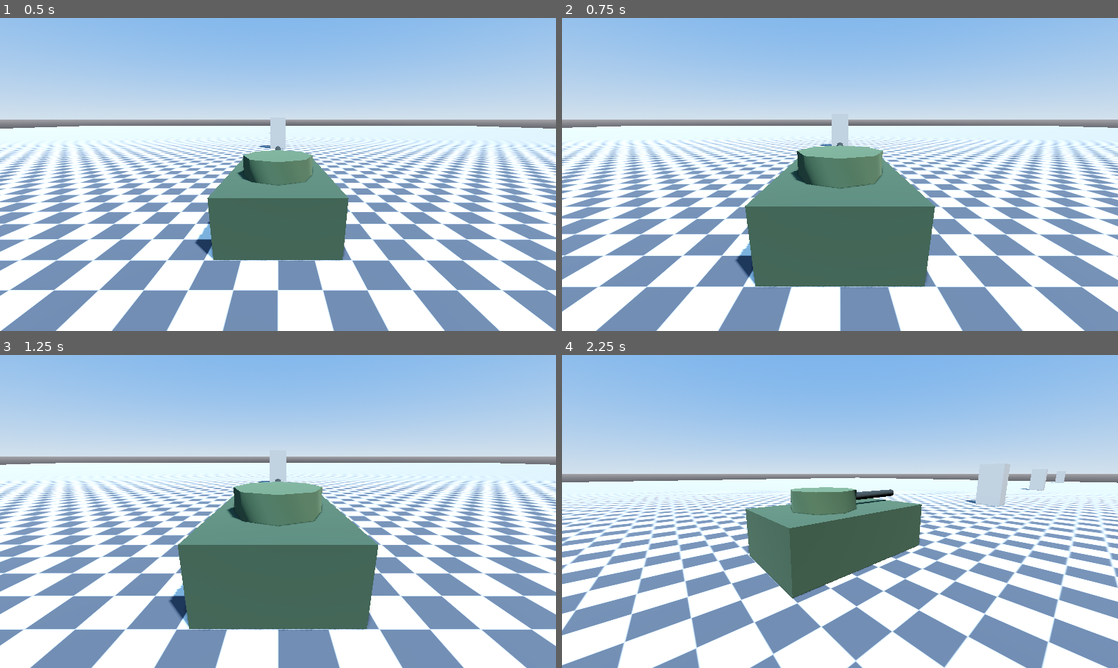
Above: before the commit, frames 1-4 (two rows, left to right).
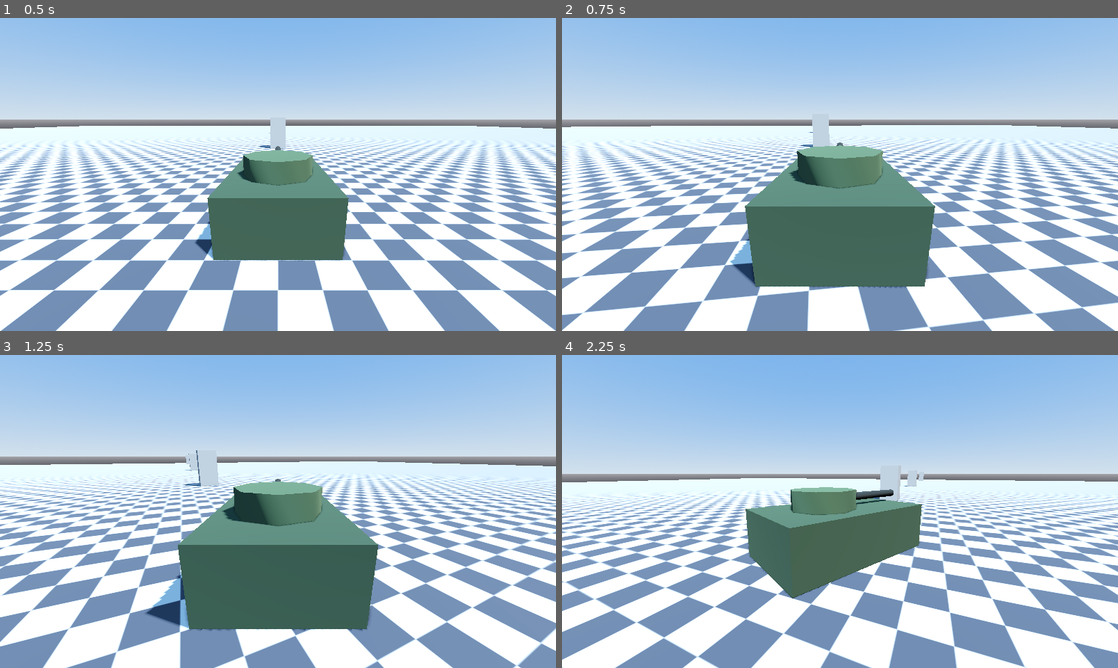
Above: after the commit, the same moments.

Repository: havekes/hull-down
Game: Godot game, scene res://scenes/TestArena.tscn
The game is run twice, just before and just after one commit, with the same random seed, the same clock (stepped at 60 frames per second) and the same inputs.
Inputs (mouse positions are in pixels of both pictures, inside the frame that each line leads up to):
- Up to frame 1 (0.5 s): no input
- Up to frame 2 (0.75 s): tap Enter at 0.5 s; move the mouse to (962, 158) at 0.52 s; hold D (tank_right) from 0.53 s (still down); hold Mouse wheel up (camera_zoom_in) from 0.53 s (still down); click (962, 158) at 0.67 s
- Up to frame 3 (1.25 s): keep holding D (tank_right); keep holding Mouse wheel up (camera_zoom_in)
- Up to frame 4 (2.25 s): move the mouse to (812, 511) at 1.27 s; release D (tank_right) at 1.28 s; release Mouse wheel up (camera_zoom_in) at 1.28 s; hold W (tank_forward) from 1.28 s (still down); tap Mouse wheel down (camera_zoom_out) at 1.35 s; move the mouse to (851, 505) at 2.02 s; click (851, 505) at 2.1 s

Frame 1 is identical in both runs. In frame 2, 29% of the frame differs, in the area x 0-100%, y 32-100%; in frame 3, 28%; in frame 4, 29%.

Commit message:
TANK-02: Kinematic tank driving controller
Replace the TANK-01 gravity stub with TankController on the CharacterBody3D
hull: neutral steer at hull_traverse_speed when stopped, move_toward
acceleration/braking with a top-speed cap, track-drag speed scaling while
steering under way, gravity when airborne, and wall-collision speed damping.
Add four corner RayCast3D probes to TankBase.tscn whose averaged floor normals
keep the hull flush with sloped terrain (flat-ground no-op). Remove the unused
tank_base.gd and attach TankController to the Tank root.

Diff:
--- a/scenes/TankBase.tscn
+++ b/scenes/TankBase.tscn
@@ -1,6 +1,6 @@
 [gd_scene load_steps=7 format=3]
 
-[ext_resource type="Script" uid="uid://c0ocsx3g4v4h5" path="res://scripts/controllers/tank_base.gd" id="1_tank"]
+[ext_resource type="Script" uid="uid://fk002rk62gah" path="res://scripts/TankController.gd" id="1_tank"]
 [ext_resource type="Script" uid="uid://6qml6u271nqw" path="res://scripts/controllers/camera_chase.gd" id="2_camera"]
 
 [sub_resource type="BoxShape3D" id="BoxShape3D_hull"]
@@ -22,6 +22,22 @@
 [node name="CollisionShape3D" type="CollisionShape3D" parent="."]
 transform = Transform3D(1, 0, 0, 0, 1, 0, 0, 0, 1, 0, 0.9, 0)
 shape = SubResource("BoxShape3D_hull")
+
+[node name="HullRayFrontLeft" type="RayCast3D" parent="."]
+transform = Transform3D(1, 0, 0, 0, 1, 0, 0, 0, 1, -1.5, 0.05, -2.6)
+target_position = Vector3(0, -1.5, 0)
+
+[node name="HullRayFrontRight" type="RayCast3D" parent="."]
+transform = Transform3D(1, 0, 0, 0, 1, 0, 0, 0, 1, 1.5, 0.05, -2.6)
+target_position = Vector3(0, -1.5, 0)
+
+[node name="HullRayRearLeft" type="RayCast3D" parent="."]
+transform = Transform3D(1, 0, 0, 0, 1, 0, 0, 0, 1, -1.5, 0.05, 2.6)
+target_position = Vector3(0, -1.5, 0)
+
+[node name="HullRayRearRight" type="RayCast3D" parent="."]
+transform = Transform3D(1, 0, 0, 0, 1, 0, 0, 0, 1, 1.5, 0.05, 2.6)
+target_position = Vector3(0, -1.5, 0)
 
 [node name="Hull" type="Node3D" parent="."]
 
--- /dev/null
+++ b/scripts/TankController.gd
@@ -0,0 +1,179 @@
+extends CharacterBody3D
+## TANK-02 kinematic tracked-vehicle driving controller.
+##
+## Drives a [CharacterBody3D] hull with World-of-Tanks-style weight: the tank
+## pivots in place when stationary (neutral steer), smoothly accelerates to a
+## capped top speed, coasts to a stop, and arcs while steering under way. No
+## [VehicleBody3D]; movement is fully deterministic via [method move_and_slide].
+##
+## A set of four downward [RayCast3D] corner probes is averaged to keep the
+## hull flush with sloped terrain. On perfectly flat ground the probes resolve
+## to [constant Vector3.UP] and the alignment is a no-op.
+
+const ACTION_FORWARD: StringName = &"tank_forward"
+const ACTION_BACKWARD: StringName = &"tank_backward"
+const ACTION_LEFT: StringName = &"tank_left"
+const ACTION_RIGHT: StringName = &"tank_right"
+
+## Forward speed below which steering pivots the hull in place instead of
+## arcing under way. Small enough to read as "stationary", large enough that
+## the crossover does not chatter.
+const NEUTRAL_STEER_SPEED_EPSILON: float = 0.5
+## Fraction of top speed still available at full steering lock: steering hard
+## drags the tracks and limits how fast the hull can travel.
+const MIN_TURN_SPEED_SCALE: float = 0.4
+## How quickly the hull re-levels to the averaged floor normal (1/s).
+const FLOOR_ALIGN_SPEED: float = 8.0
+## Averaged normals closer to [constant Vector3.UP] than this are treated as
+## flat, which avoids fighting [method move_and_slide] on the test arena.
+const FLOOR_NORMAL_FLAT_THRESHOLD: float = 0.9999
+## A slide normal more opposed than this to the heading counts as a head-on
+## wall, and the stored speed is damped so the hull does not grind into it.
+const WALL_BLOCK_DOT: float = -0.7
+
+@export var max_forward_speed: float = 12.0
+@export var max_reverse_speed: float = 4.0
+@export var acceleration: float = 6.0
+@export var braking_deceleration: float = 10.0
+@export var hull_traverse_speed: float = deg_to_rad(35.0)
+@export var gravity: float = 9.8
+@export var debug: bool = false
+
+var _yaw: float = 0.0
+var _forward_speed: float = 0.0
+var _floor_up: Vector3 = Vector3.UP
+var _corner_raycasts: Array[RayCast3D] = []
+
+
+func _ready() -> void:
+	_yaw = rotation.y
+	up_direction = Vector3.UP
+	_corner_raycasts = _collect_corner_raycasts()
+
+
+func _physics_process(delta: float) -> void:
+	var drive_input: float = Input.get_action_strength(ACTION_FORWARD) \
+			- Input.get_action_strength(ACTION_BACKWARD)
+	var turn_input: float = Input.get_action_strength(ACTION_LEFT) \
+			- Input.get_action_strength(ACTION_RIGHT)
+
+	_update_speed(drive_input, turn_input, delta)
+	_update_turn(turn_input, delta)
+	_update_orientation(delta)
+	_apply_motion(delta)
+
+	if debug:
+		_print_debug_state(drive_input, turn_input)
+
+
+## Signed scalar speed along the hull heading, positive forward (m/s).
+func get_forward_speed() -> float:
+	return _forward_speed
+
+
+# Selects the target speed from the drive input, lowers it while steering, and
+# approaches it with move_toward at acceleration or braking_deceleration.
+func _update_speed(drive_input: float, turn_input: float, delta: float) -> void:
+	var target_speed: float = 0.0
+	if drive_input > 0.0:
+		target_speed = max_forward_speed * drive_input
+	elif drive_input < 0.0:
+		target_speed = max_reverse_speed * drive_input
+
+	# Track drag: steering toward lock shrinks the speed the hull can hold.
+	if not is_zero_approx(turn_input) and absf(_forward_speed) > NEUTRAL_STEER_SPEED_EPSILON:
+		target_speed *= lerpf(1.0, MIN_TURN_SPEED_SCALE, absf(turn_input))
+
+	var rate: float = acceleration
+	if is_zero_approx(target_speed):
+		rate = braking_deceleration
+	elif not is_zero_approx(_forward_speed) and signf(target_speed) != signf(_forward_speed):
+		rate = braking_deceleration
+	_forward_speed = move_toward(_forward_speed, target_speed, rate * delta)
+
+
+# Neutral steer and driving turn share one yaw rate: the hull always rotates at
+# hull_traverse_speed, which keeps pivot-in-place and wide under-way arcs
+# consistent. The difference between the two is purely the speed behaviour.
+func _update_turn(turn_input: float, delta: float) -> void:
+	if is_zero_approx(turn_input):
+		return
+	_yaw = wrapf(_yaw + turn_input * hull_traverse_speed * delta, -PI, PI)
+
+
+# Rebuilds the hull basis from the heading yaw and the averaged floor normal so
+# the tank stays flush with the terrain while preserving its heading.
+func _update_orientation(delta: float) -> void:
+	var target_up: Vector3 = _sample_floor_normal()
+	_floor_up = _floor_up.slerp(target_up, clampf(FLOOR_ALIGN_SPEED * delta, 0.0, 1.0)).normalized()
+
+	var forward: Vector3 = Vector3(-sin(_yaw), 0.0, -cos(_yaw))
+	forward = forward - _floor_up * forward.dot(_floor_up)
+	if forward.length_squared() < 0.0001:
+		forward = Vector3(0.0, 0.0, -1.0)
+	forward = forward.normalized()
+	var right: Vector3 = forward.cross(_floor_up).normalized()
+	global_transform.basis = Basis(right, _floor_up, -forward)
+
+
+func _apply_motion(delta: float) -> void:
+	var heading: Vector3 = -global_transform.basis.z
+	velocity.x = heading.x * _forward_speed
+	velocity.z = heading.z * _forward_speed
+	if is_on_floor():
+		velocity.y = 0.0
+	else:
+		velocity.y -= gravity * delta
+	move_and_slide()
+	_damp_on_wall_collision(heading, delta)
+
+
+# Averages the floor normals reported by the four corner probes. Falls back to
+# up when nothing is hit or when the surface is effectively flat.
+func _sample_floor_normal() -> Vector3:
+	var normal_sum: Vector3 = Vector3.ZERO
+	var hits: int = 0
+	for ray in _corner_raycasts:
+		if not is_instance_valid(ray):
+			continue
+		ray.force_raycast_update()
+		if ray.is_colliding():
+			normal_sum += ray.get_collision_normal()
+			hits += 1
+	if hits == 0:
+		return Vector3.UP
+	var average: Vector3 = (normal_sum / float(hits)).normalized()
+	if average.dot(Vector3.UP) > FLOOR_NORMAL_FLAT_THRESHOLD:
+		return Vector3.UP
+	return average
+
+
+# Bleeds off stored speed when the hull runs head-on into a wall so the body
+# settles against it instead of grinding.
+func _damp_on_wall_collision(heading: Vector3, delta: float) -> void:
+	if absf(_forward_speed) < 0.01:
+		return
+	var flat_heading: Vector3 = Vector3(heading.x, 0.0, heading.z).normalized()
+	for i in get_slide_collision_count():
+		var normal: Vector3 = get_slide_collision(i).get_normal()
+		if normal.dot(flat_heading) < WALL_BLOCK_DOT:
+			_forward_speed = move_toward(_forward_speed, 0.0, braking_deceleration * delta)
+			return
+
+
+func _collect_corner_raycasts() -> Array[RayCast3D]:
+	var rays: Array[RayCast3D] = []
+	for child in get_children():
+		if child is RayCast3D:
+			rays.append(child)
+	return rays
+
+
+func _print_debug_state(drive_input: float, turn_input: float) -> void:
+	print("[TankController] speed=%.2f yaw=%.1f deg drive=%.2f turn=%.2f floor=%s" % [
+		_forward_speed,
+		rad_to_deg(_yaw),
+		drive_input,
+		turn_input,
+		is_on_floor(),
+	])
--- a/scripts/controllers/tank_base.gd
+++ /dev/null
@@ -1,20 +0,0 @@
-extends CharacterBody3D
-## TANK-01 placeholder controller.
-##
-## Applies gravity only, so the tank drops cleanly onto the arena floor and
-## settles there. TANK-02 replaces this with the tracked-vehicle driving
-## controller; there is deliberately no input handling yet.
-
-var _gravity: float = 9.8
-
-
-func _ready() -> void:
-	_gravity = float(ProjectSettings.get_setting("physics/3d/default_gravity", 9.8))
-
-
-func _physics_process(delta: float) -> void:
-	if not is_on_floor():
-		velocity.y -= _gravity * delta
-	else:
-		velocity.y = 0.0
-	move_and_slide()
Not shown, added: scripts/TankController.gd.uid
Not shown, removed: scripts/controllers/tank_base.gd.uid
